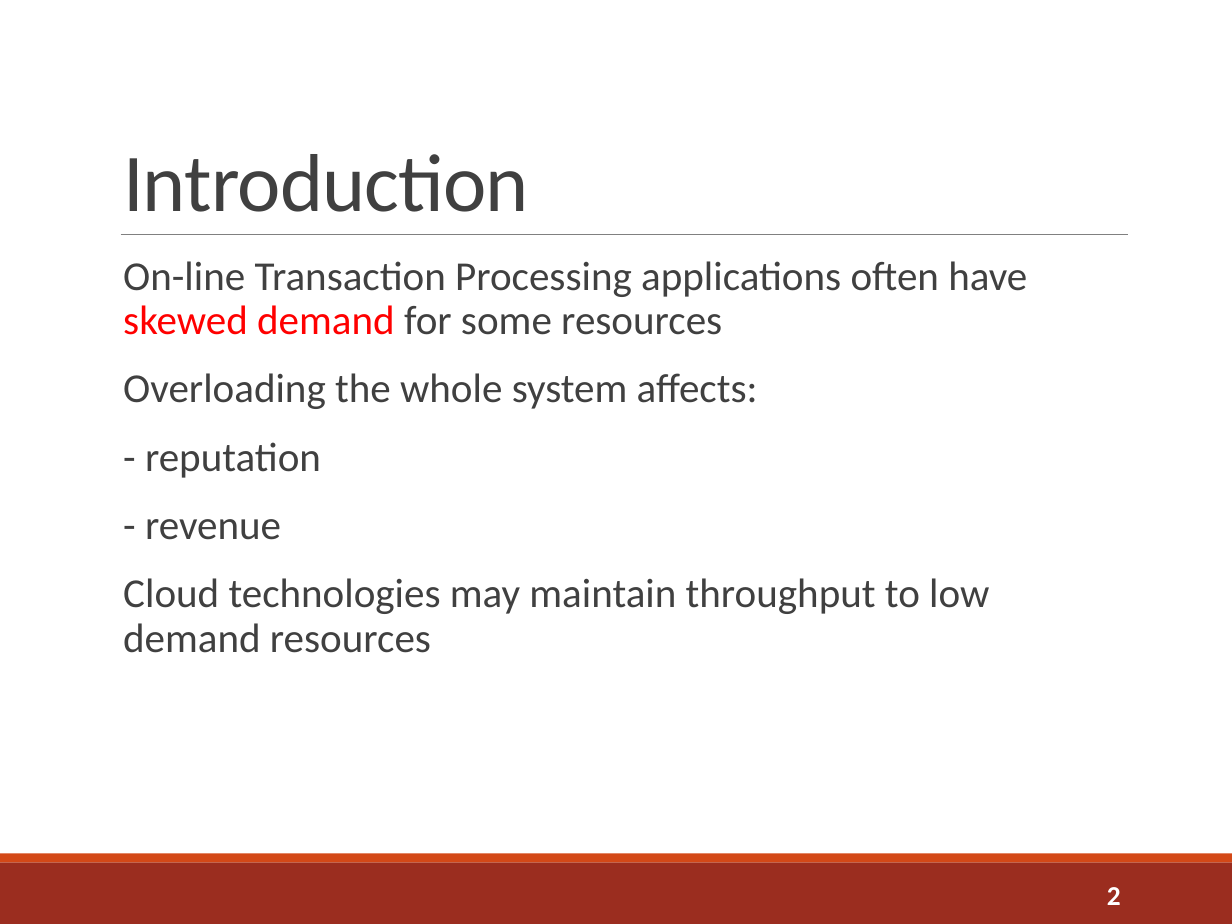
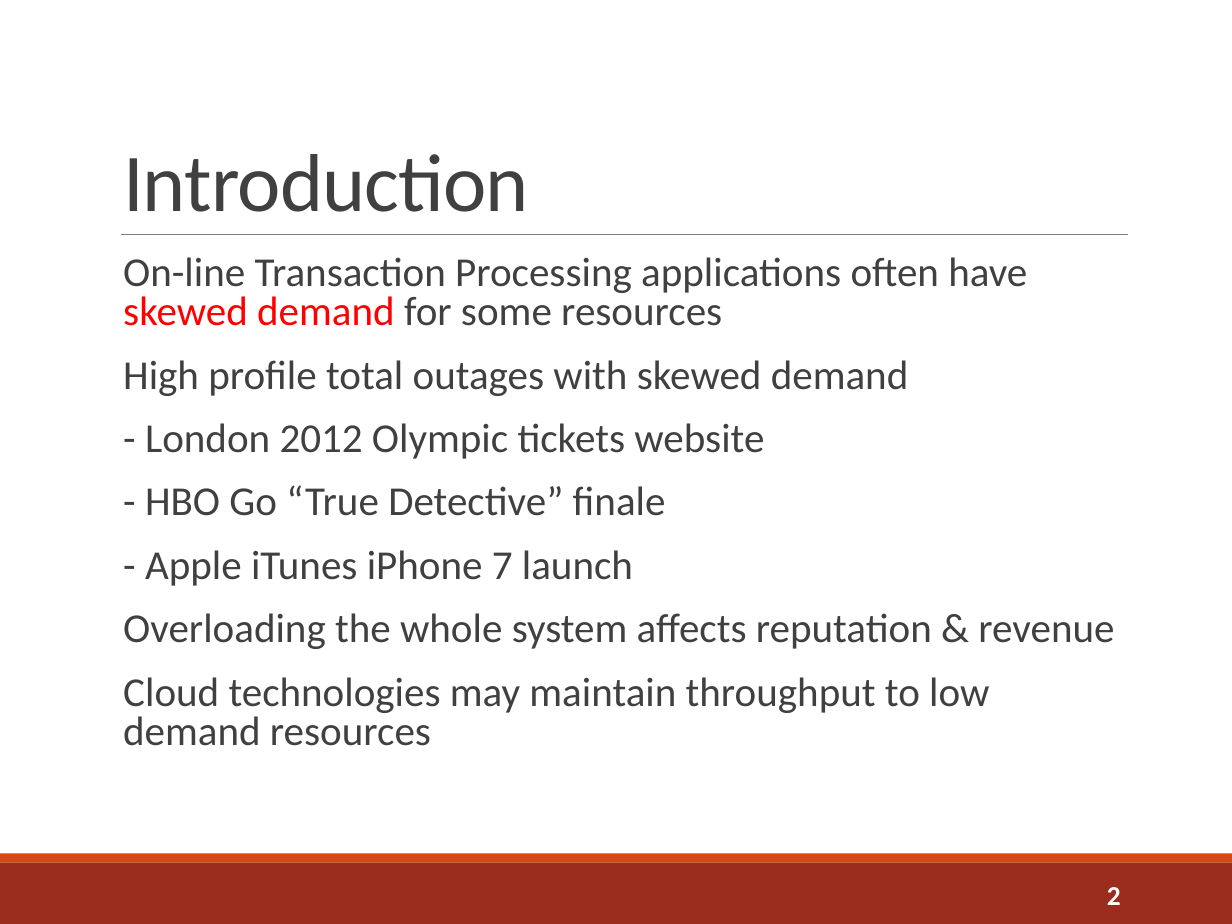
Before and after one commit to sshephard2/skewed-modelling, a slide deck: slide 2 of Presentation/Shephard_8199.pptx. Drawn at 1232x924 pixels with LibreOffice and Linux fonts; fonts in the diff are those of the drawing. Boxes give left, top, right and bottom in pixels: in the first picture for what was removed or moved away, otherwise in the second. Text is boxed around its words. In the diff, an @@ line names an element or a change of style, - is before the commit and + after.

```diff
--- a/Presentation/Shephard_8199.pptx
+++ b/Presentation/Shephard_8199.pptx
@@ text at bbox=[123, 257, 1027, 746]: line spacing 0.9 to 0.8 @@
@@ text at bbox=[123, 360, 1114, 649]: text changed @@
-  Overloading the whole system affects:
-  - reputation
-  - revenue
+  High profile total outages with skewed demand
+  - London 2012 Olympic tickets website
+  - HBO Go “True Detective” finale
+  - Apple iTunes iPhone 7 launch
+  Overloading the whole system affects reputation & revenue
```
Also in this commit, not shown: 11 other slides changed, 1 slide added, 1 slide removed.
